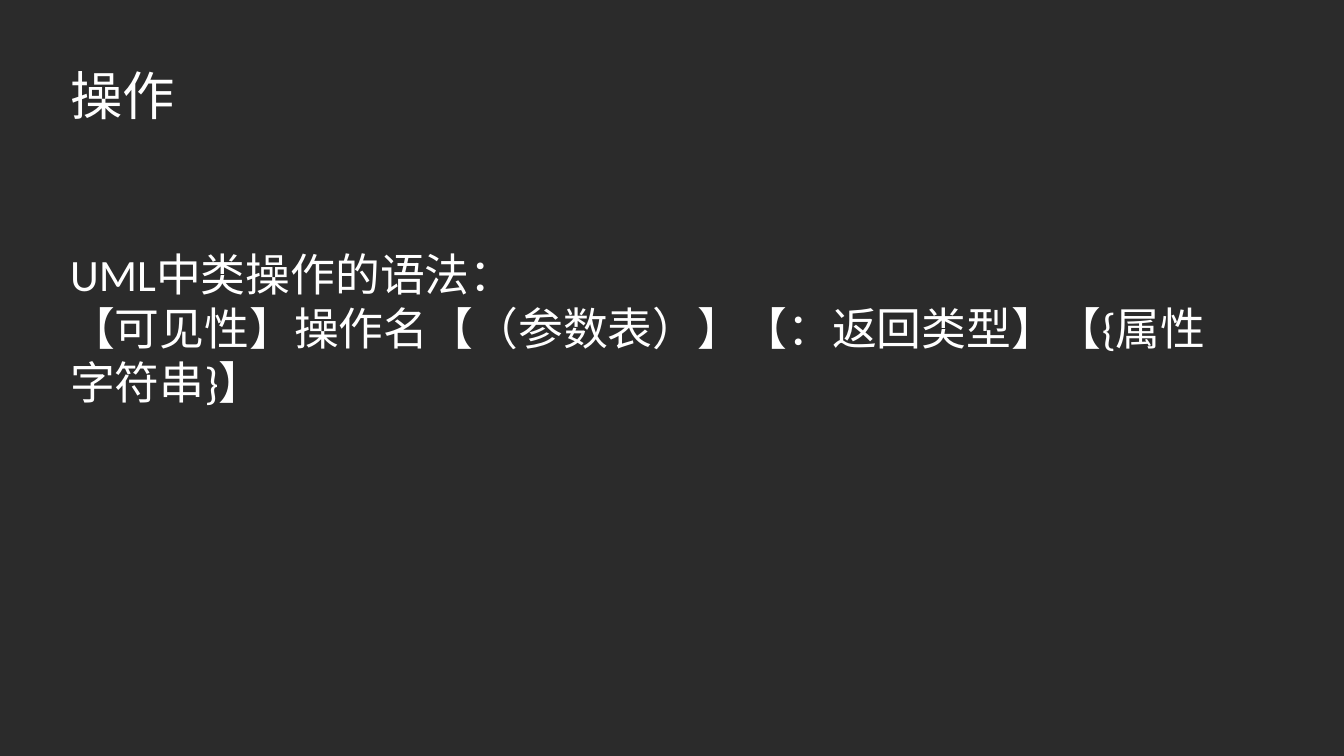
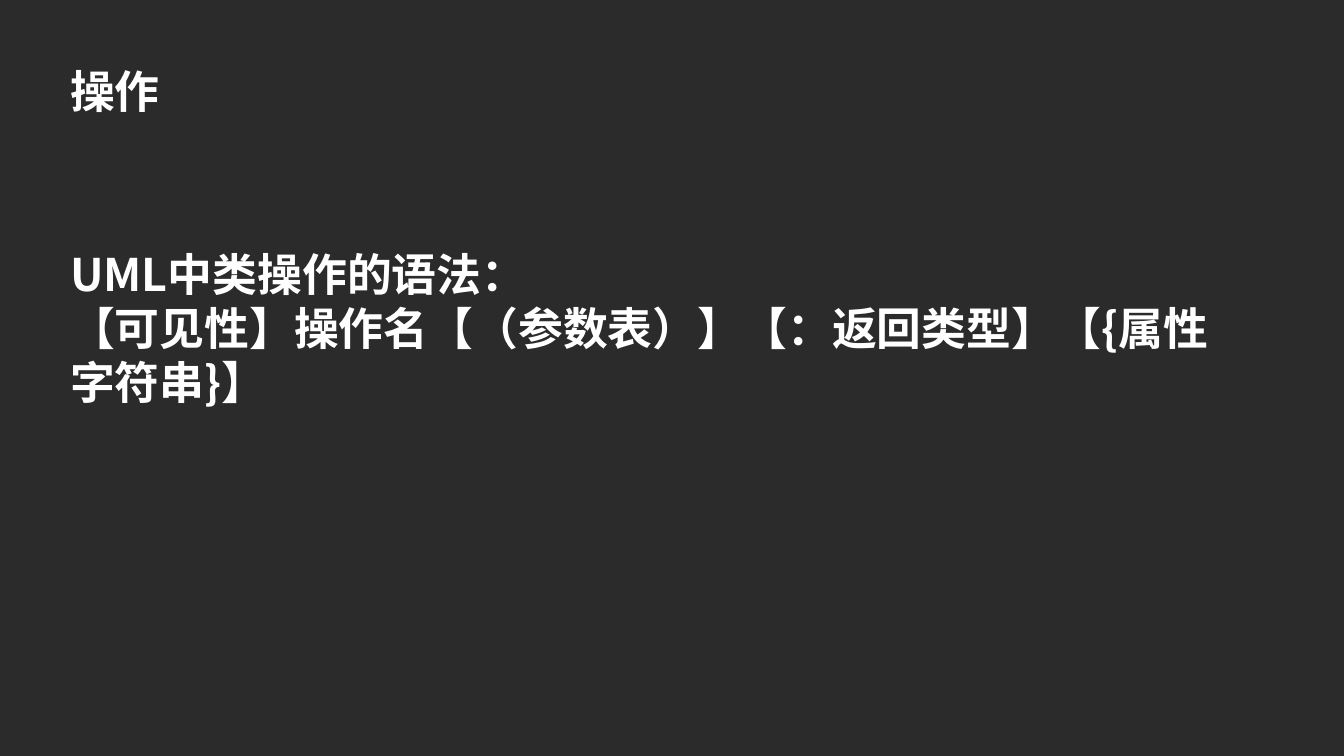
Before and after one commit to PRD2017G23/-, a slide deck: slide 22 of 小组作业/PPT/UML基础_图.pptx (slide 11 before the commit). Drawn at 1344x756 pixels with LibreOffice and Linux fonts; fonts in the diff are those of the drawing; background and template pictures are left out; a plain dark background stands for a picture behind light text. Boxes give left, top, right and bottom in pixels: in the first picture for what was removed or moved away, otherwise in the second. Text is boxed around its words. In the diff, an @@ line names an element or a change of style, - is before the commit and + after.

```diff
--- a/小组作业/PPT/UML基础_图.pptx
+++ b/小组作业/PPT/UML基础_图.pptx
@@ text "操作" at <box>70,70,160,112</box>: size 37.3 to 32 pt, font Calibri to Noto Sans CJK SC, bold on @@
@@ text "UML中类操作的语法：" at <box>70,253,1208,407</box>: font Calibri to Noto Sans CJK SC, bold on @@
```
Also in this commit, not shown: 39 other slides changed, 15 slides added, 25 slides removed.
